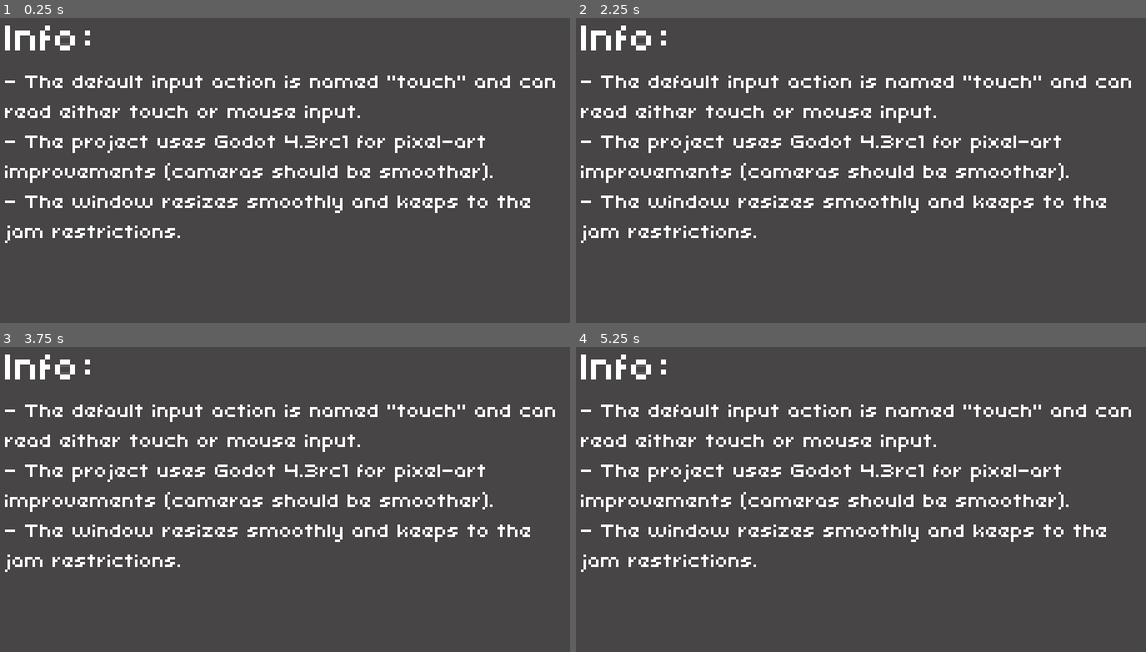
Above: before the commit, frames 1-4 (two rows, left to right).
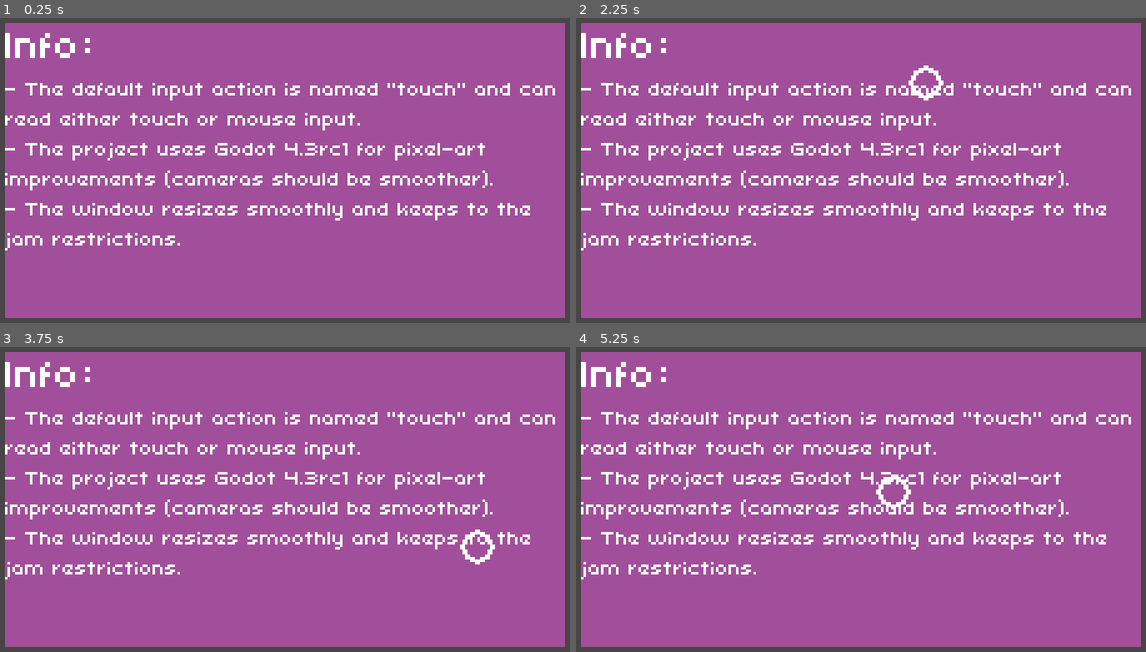
Above: after the commit, the same moments.

Repository: lospec/lospec-jam-3-assets
Game: Godot game, scene res://src/main.tscn
Two runs of this game, one before a commit and one after it. Both use one fixed random seed, a clock stepped at 60 frames per second and the inputs below.
Inputs (mouse positions are in pixels of both pictures, inside the frame that each line leads up to):
- Up to frame 1 (0.25 s): no input
- Up to frame 2 (2.25 s): tap Enter at 0.5, 2 s; move the mouse to (1003, 146) at 0.52 s; press the mouse at (1003, 146) at 0.53 s; tap Space at 1.25 s; move the mouse to (735, 179) at 1.27 s; release the mouse at (735, 179) at 1.28 s; click (735, 179) at 1.35 s; move the mouse to (923, 85) at 2.02 s; press the mouse at (923, 85) at 2.03 s
- Up to frame 3 (3.75 s): tap Space at 2.75 s; move the mouse to (250, 563) at 2.77 s; release the mouse at (250, 563) at 2.78 s; click (250, 563) at 2.85 s; tap Enter at 3.5 s; move the mouse to (478, 545) at 3.52 s; press the mouse at (478, 545) at 3.53 s
- Up to frame 4 (5.25 s): tap Space at 4.25 s; move the mouse to (667, 438) at 4.27 s; release the mouse at (667, 438) at 4.28 s; click (667, 438) at 4.35 s; move the mouse to (895, 493) at 5.02 s; press the mouse at (895, 493) at 5.03 s

The runs differ from the first frame. In frame 1, 93% of the frame differs, in the area x 0-100%, y 1-99%; in frame 2, 93%; in frame 3, 93%; in frame 4, 93%.

Commit message:
Add a touch cursor

Diff:
--- a/examples/godot/src/main.tscn
+++ b/examples/godot/src/main.tscn
@@ -1,7 +1,9 @@
-[gd_scene load_steps=6 format=3 uid="uid://d3103sit7p6q2"]
+[gd_scene load_steps=8 format=3 uid="uid://d3103sit7p6q2"]
 
 [ext_resource type="Script" path="res://src/main.gd" id="1_gnvqc"]
 [ext_resource type="Shader" path="res://src/shaders/palette_clamp.gdshader" id="2_mqpfw"]
+[ext_resource type="Texture2D" uid="uid://5uyqxmt5igow" path="res://assets/cursor.png" id="2_tuyn5"]
+[ext_resource type="Script" path="res://src/ui/touch_cursor.gd" id="3_ct5n6"]
 [ext_resource type="Texture2D" uid="uid://br4vp2adh2gbr" path="res://assets/eroge-48-1x.png" id="3_phg0s"]
 
 [sub_resource type="LabelSettings" id="LabelSettings_tufg6"]
@@ -18,12 +20,17 @@
 anchors_preset = 15
 anchor_right = 1.0
 anchor_bottom = 1.0
+offset_bottom = 6.0
 grow_horizontal = 2
 grow_vertical = 2
 theme_override_constants/margin_left = 16
 theme_override_constants/margin_top = 16
 theme_override_constants/margin_right = 16
 theme_override_constants/margin_bottom = 16
+
+[node name="ColorRect" type="ColorRect" parent="MarginContainer"]
+layout_mode = 2
+color = Color(0.782224, 0.000451659, 0.777223, 1)
 
 [node name="CenterContainer" type="CenterContainer" parent="MarginContainer"]
 layout_mode = 2
@@ -47,7 +54,14 @@
 [node name="Camera2D" type="Camera2D" parent="."]
 anchor_mode = 0
 
-[node name="PaletteClamp" type="ColorRect" parent="."]
+[node name="UI" type="CanvasLayer" parent="."]
+
+[node name="TouchCursor" type="Sprite2D" parent="UI"]
+visible = false
+texture = ExtResource("2_tuyn5")
+script = ExtResource("3_ct5n6")
+
+[node name="PaletteClamp" type="ColorRect" parent="UI"]
 material = SubResource("ShaderMaterial_5iwj5")
 anchors_preset = 15
 anchor_right = 1.0
--- /dev/null
+++ b/examples/godot/src/ui/touch_cursor.gd
@@ -0,0 +1,25 @@
+## Draw a cursor following the touch input.
+## The TCH engine (probably) doesn't have the same built-in hardware cursor as a PC, so we can
+## emulate something similar to drawing tablets with this class.
+## Note that the cursor MAY lag behind the actual hardware cursor by a few frames. This is related
+## to the relation between FPS (should be 60 with Vsync enabled), process times, and input cycles.
+extends Sprite2D
+
+
+func _ready() -> void:
+	hide()
+	set_process(false)
+
+
+func _process(_delta: float) -> void:
+	position = get_global_mouse_position()
+
+
+func _input(event: InputEvent) -> void:
+	if event.is_action_pressed("touch"):
+		show()
+		set_process(true)
+
+	elif event.is_action_released("touch"):
+		hide()
+		set_process(false)
Binary file added: examples/godot/assets/cursor.png
Not shown, added: examples/godot/assets/cursor.png.import
